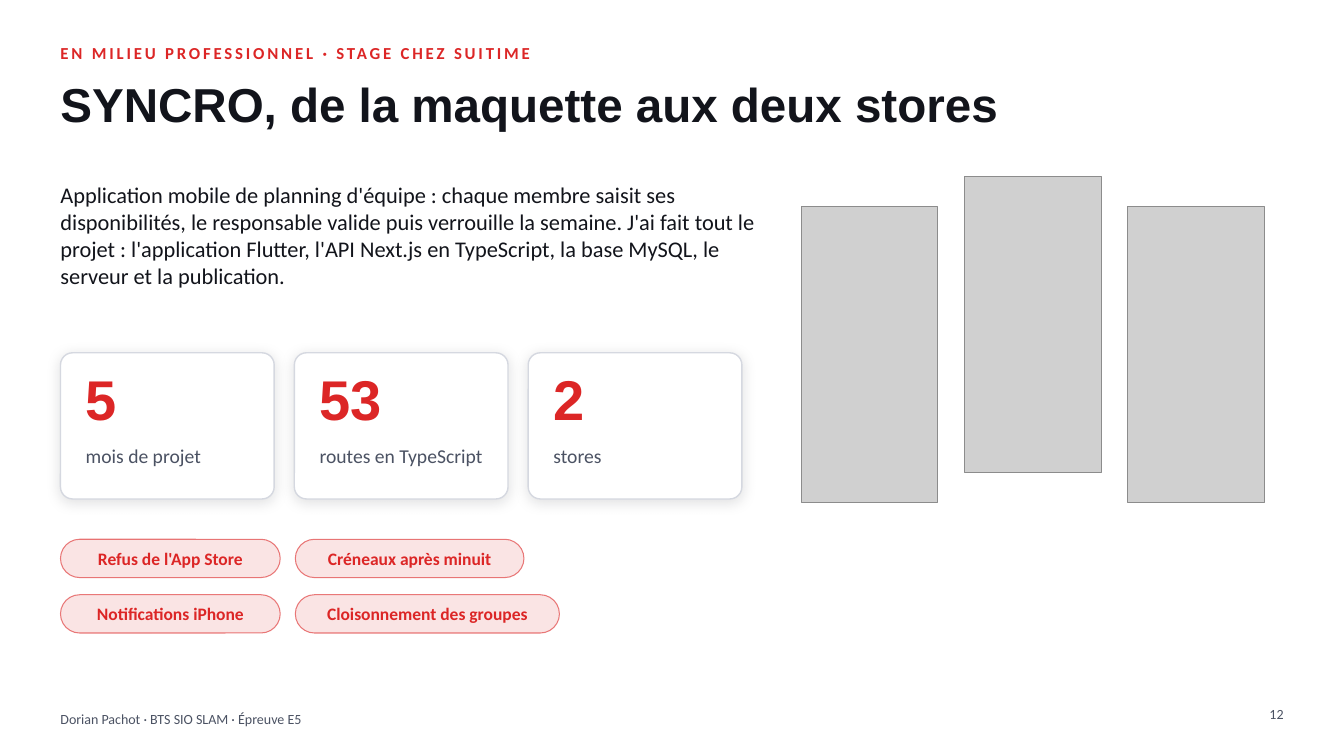
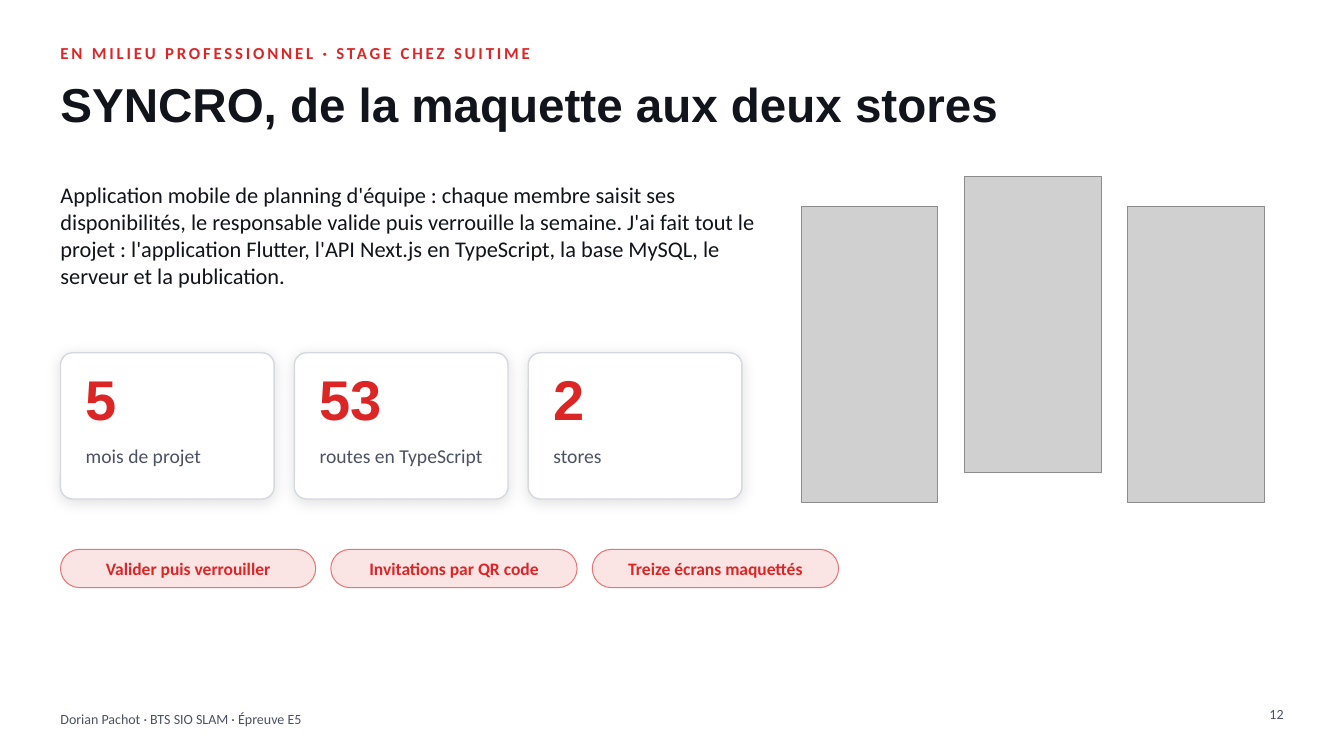
Before and after one commit to dorianpachot-create/portefollio, a slide deck: slide 12 of assets/presentation/Presentation_E5_Dorian_Pachot.pptx. Drawn at 1344x756 pixels with LibreOffice and Linux fonts; fonts in the diff are those of the drawing; grey boxes stand for pictures. Boxes give left, top, right and bottom in pixels: in the first picture for what was removed or moved away, otherwise in the second. Text is boxed around its words. In the diff, an @@ line names an element or a change of style, - is before the commit and + after.

```diff
--- a/assets/presentation/Presentation_E5_Dorian_Pachot.pptx
+++ b/assets/presentation/Presentation_E5_Dorian_Pachot.pptx
@@ rounded rectangle resized from (x1=60, y1=539, x2=280, y2=578) to (x1=60, y1=549, x2=316, y2=588) @@
@@ text at (x1=106, y1=562, x2=271, y2=578): text changed @@
-Refus de l'App Store
+Valider puis verrouiller
@@ rounded rectangle resized from (x1=295, y1=539, x2=524, y2=578) to (x1=331, y1=549, x2=577, y2=588) @@
@@ text at (x1=369, y1=562, x2=539, y2=578): text changed @@
-Créneaux après minuit
+Invitations par QR code
@@ rounded rectangle resized from (x1=60, y1=595, x2=280, y2=633) to (x1=593, y1=549, x2=839, y2=588) @@
@@ text added at (x1=628, y1=563, x2=802, y2=578), 12.5 pt, text #DC2626, bold @@
+Treize écrans maquettés
@@ rounded rectangle removed at (x1=295, y1=595, x2=560, y2=633) @@
@@ text removed at (x1=97, y1=607, x2=244, y2=620) @@
-Notifications iPhone
@@ text removed at (x1=327, y1=607, x2=527, y2=623) @@
-Cloisonnement des groupes
```
Also in this commit, not shown: 3 other slides changed, 1 slide added, 1 slide removed, 5 other files.
